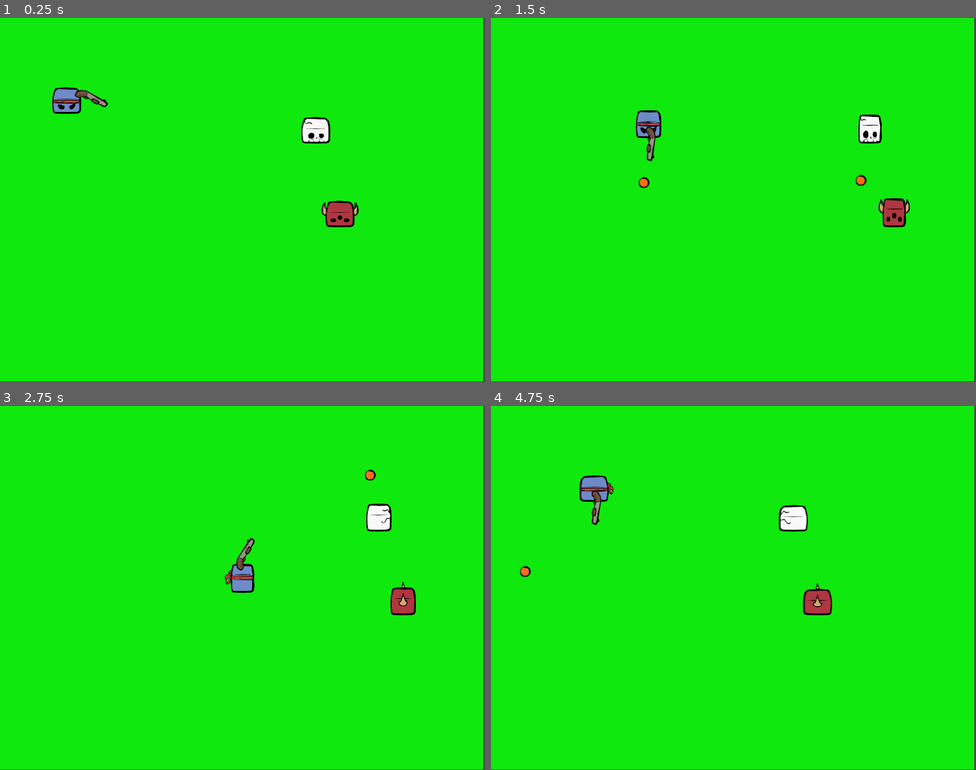
Above: before the commit, frames 1-4 (two rows, left to right).
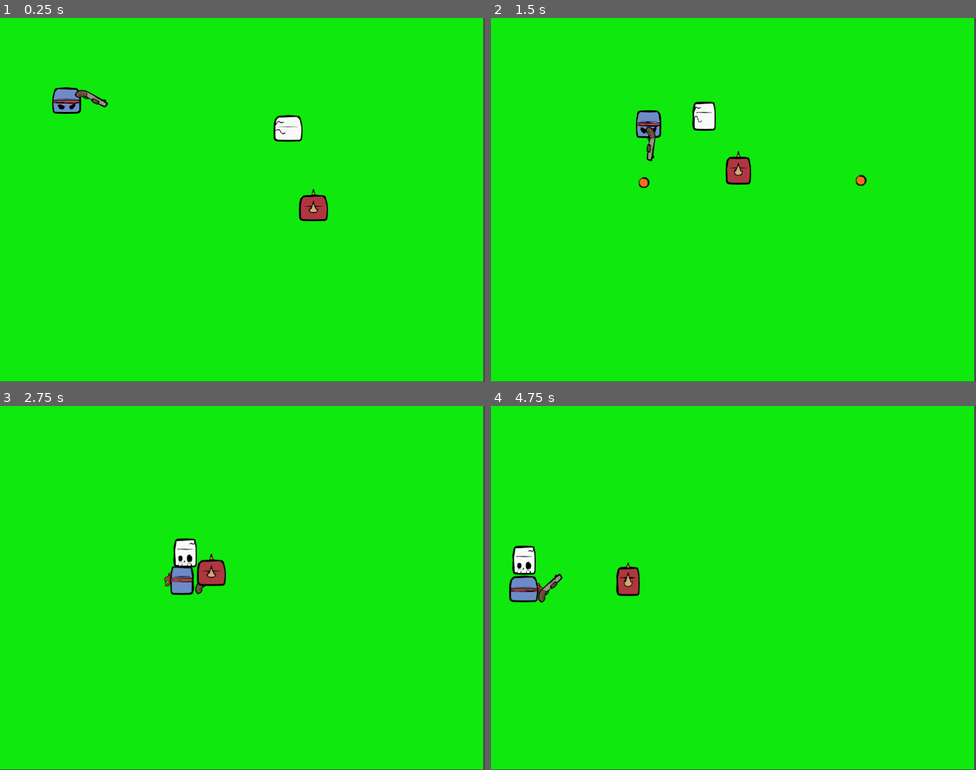
Above: after the commit, the same moments.

Repository: hipstarVenom/so-im-a-square
Game: Godot game, scene res://Scene/Main/main.tscn
The game is run twice, just before and just after one commit, with the same random seed, the same clock (stepped at 60 frames per second) and the same inputs.
Inputs (mouse positions are in pixels of both pictures, inside the frame that each line leads up to):
- Up to frame 1 (0.25 s): no input
- Up to frame 2 (1.5 s): move the mouse to (840, 181) at 0.52 s; hold Right (ui_right) 0.53-1.28 s; tap Space (shoot) at 0.6, 1.35 s; move the mouse to (636, 218) at 1.27 s; hold Down (ui_down) from 1.28 s (still down)
- Up to frame 3 (2.75 s): move the mouse to (291, 507) at 2.02 s; release Down (ui_down) at 2.03 s; hold Right (ui_right) from 2.03 s (still down); tap Space (shoot) at 2.1 s
- Up to frame 4 (4.75 s): move the mouse to (709, 660) at 2.77 s; release Right (ui_right) at 2.78 s; hold Up (ui_up) 2.78-3.53 s; tap Space (shoot) at 2.85, 3.6, 4.35 s; move the mouse to (879, 642) at 3.52 s; hold Left (ui_left) from 3.53 s (still down); move the mouse to (588, 533) at 4.27 s

The runs differ from the first frame. In frame 1, 1.7% of the frame differs, in the area x 56-74%, y 26-58%; in frame 2, 1.6%; in frame 3, 2.6%; in frame 4, 2.8%, in the area x 3-71%, y 19-58%.

Commit message:
feat : follow up logic for enemy and fix : group for enemy

Diff:
--- a/so-i-am-a-square-so-what-/Code/Monster/monster.gd
+++ b/so-i-am-a-square-so-what-/Code/Monster/monster.gd
@@ -1,48 +1,41 @@
 extends CharacterBody2D
 
 @onready var anim: AnimatedSprite2D = $AnimatedSprite2D
-@export var speed := 500
+@export var speed := 100
 @export var max_health := 50
 var health := max_health
 
-# Directions for 8-way movement
-var directions := [
-	Vector2.RIGHT,
-	Vector2.LEFT,
-	Vector2.UP,
-	Vector2.DOWN,
-	Vector2(1, -1),   # up-right
-	Vector2(-1, -1),  # up-left
-	Vector2(1, 1),    # down-right
-	Vector2(-1, 1)    # down-left
-]
-var current_dir_index := 0
-var time_accum := 0.0
-var switch_time := 1.5
-var moving := true
+var player_body: CharacterBody2D = null
 
 func _ready():
-	add_to_group("enemy")
+	var player_root = get_tree().get_root().find_child("player", true, false)
+	if player_root:
+		# Find the first CharacterBody2D inside Player
+		for child in player_root.get_children():
+			if child is CharacterBody2D:
+				player_body = child
+				break
+
+	if not player_body:
+		push_warning("⚠️ Could not find CharacterBody2D inside Player node!")
+
+
 	set_idle_anim(Vector2.DOWN)
 
 func _physics_process(delta):
-	time_accum += delta
+	if not player_body:
+		return
 
-	# Switch direction or idle
-	if time_accum > switch_time:
-		time_accum = 0.0
-		moving = !moving
-		if not moving:
-			set_idle_anim(directions[current_dir_index])
-		else:
-			current_dir_index = (current_dir_index + 1) % directions.size()
-			set_move_anim(directions[current_dir_index])
+	# Get direction to player's CharacterBody2D
+	var direction = (player_body.global_position - global_position).normalized()
+	velocity = direction * speed
+	move_and_slide()
 
-	if moving:
-		velocity = directions[current_dir_index].normalized() * speed * delta * 10
-		move_and_slide()
+	# Animate according to movement
+	if velocity.length() > 0.1:
+		set_move_anim(direction)
 	else:
-		velocity = Vector2.ZERO
+		set_idle_anim(direction)
 
 # ======================
 # Animation helpers
@@ -57,14 +50,9 @@
 	anim.play(name)
 	apply_flip(dir)
 
-# Apply horizontal flip for animations that can face left
 func apply_flip(dir: Vector2):
-	var flip_needed := false
-	if anim.animation.ends_with("_left_right") or anim.animation.ends_with("_up_right") or anim.animation.ends_with("_down_right"):
-		flip_needed = dir.x < 0
-	anim.flip_h = flip_needed
+	anim.flip_h = dir.x < 0
 
-# Determine animation name
 func get_anim_name(dir: Vector2, action: String) -> String:
 	if abs(dir.x) > 0.5 and abs(dir.y) < 0.5:
 		return "%s_left_right" % action
@@ -72,28 +60,19 @@
 		return "%s_up" % action
 	elif abs(dir.x) < 0.5 and dir.y > 0.5:
 		return "%s_down" % action
-	elif dir.x > 0 and dir.y < 0:
+	elif dir.y < 0:
 		return "%s_up_right" % action
-	elif dir.x < 0 and dir.y < 0:
-		return "%s_up_right" % action
-	elif dir.x > 0 and dir.y > 0:
+	else:
 		return "%s_down_right" % action
-	elif dir.x < 0 and dir.y > 0:
-		return "%s_down_right" % action
-	else:
-		return "%s_down" % action
 
 # ======================
-# Damage system
+# Damage and death
 # ======================
 func take_damage(amount: int):
 	health -= amount
 	if health <= 0:
 		die()
 
-# ======================
-# Death with 2-second delay
-# ======================
 func die():
 	set_physics_process(false)
 	set_process(false)
@@ -103,5 +82,5 @@
 		$CollisionShape2D.disabled = true
 
 	anim.play("death")
-	await get_tree().create_timer(1.0).timeout  # wait for 1 seconds
+	await get_tree().create_timer(1.0).timeout
 	queue_free()
--- a/so-i-am-a-square-so-what-/Code/skeleton/skeleton.gd
+++ b/so-i-am-a-square-so-what-/Code/skeleton/skeleton.gd
@@ -1,48 +1,41 @@
 extends CharacterBody2D
 
 @onready var anim: AnimatedSprite2D = $AnimatedSprite2D
-@export var speed := 500
+@export var speed := 100
 @export var max_health := 50
 var health := max_health
 
-# Directions for 8-way movement
-var directions := [
-	Vector2.RIGHT,
-	Vector2.LEFT,
-	Vector2.UP,
-	Vector2.DOWN,
-	Vector2(1, -1),   # up-right
-	Vector2(-1, -1),  # up-left
-	Vector2(1, 1),    # down-right
-	Vector2(-1, 1)    # down-left
-]
-var current_dir_index := 0
-var time_accum := 0.0
-var switch_time := 1.5
-var moving := true
+var player_body: CharacterBody2D = null
 
 func _ready():
-	add_to_group("enemy")
+	var player_root = get_tree().get_root().find_child("player", true, false)
+	if player_root:
+		# Find the first CharacterBody2D inside Player
+		for child in player_root.get_children():
+			if child is CharacterBody2D:
+				player_body = child
+				break
+
+	if not player_body:
+		push_warning("⚠️ Could not find CharacterBody2D inside Player node!")
+
+
 	set_idle_anim(Vector2.DOWN)
 
 func _physics_process(delta):
-	time_accum += delta
+	if not player_body:
+		return
 
-	# Switch direction or idle
-	if time_accum > switch_time:
-		time_accum = 0.0
-		moving = !moving
-		if not moving:
-			set_idle_anim(directions[current_dir_index])
-		else:
-			current_dir_index = (current_dir_index + 1) % directions.size()
-			set_move_anim(directions[current_dir_index])
+	# Get direction to player's CharacterBody2D
+	var direction = (player_body.global_position - global_position).normalized()
+	velocity = direction * speed
+	move_and_slide()
 
-	if moving:
-		velocity = directions[current_dir_index].normalized() * speed * delta * 10
-		move_and_slide()
+	# Animate according to movement
+	if velocity.length() > 0.1:
+		set_move_anim(direction)
 	else:
-		velocity = Vector2.ZERO
+		set_idle_anim(direction)
 
 # ======================
 # Animation helpers
@@ -57,14 +50,9 @@
 	anim.play(name)
 	apply_flip(dir)
 
-# Apply horizontal flip for animations that can face left
 func apply_flip(dir: Vector2):
-	var flip_needed := false
-	if anim.animation.ends_with("_left_right") or anim.animation.ends_with("_up_right") or anim.animation.ends_with("_down_right"):
-		flip_needed = dir.x < 0
-	anim.flip_h = flip_needed
+	anim.flip_h = dir.x < 0
 
-# Determine animation name
 func get_anim_name(dir: Vector2, action: String) -> String:
 	if abs(dir.x) > 0.5 and abs(dir.y) < 0.5:
 		return "%s_left_right" % action
@@ -72,28 +60,19 @@
 		return "%s_up" % action
 	elif abs(dir.x) < 0.5 and dir.y > 0.5:
 		return "%s_down" % action
-	elif dir.x > 0 and dir.y < 0:
+	elif dir.y < 0:
 		return "%s_up_right" % action
-	elif dir.x < 0 and dir.y < 0:
-		return "%s_up_right" % action
-	elif dir.x > 0 and dir.y > 0:
+	else:
 		return "%s_down_right" % action
-	elif dir.x < 0 and dir.y > 0:
-		return "%s_down_right" % action
-	else:
-		return "%s_down" % action
 
 # ======================
-# Damage system
+# Damage and death
 # ======================
 func take_damage(amount: int):
 	health -= amount
 	if health <= 0:
 		die()
 
-# ======================
-# Death with 2-second delay
-# ======================
 func die():
 	set_physics_process(false)
 	set_process(false)
@@ -103,5 +82,5 @@
 		$CollisionShape2D.disabled = true
 
 	anim.play("death")
-	await get_tree().create_timer(1.0).timeout  # wait for 1 seconds
+	await get_tree().create_timer(1.0).timeout
 	queue_free()
--- a/so-i-am-a-square-so-what-/Scene/Monster/monster.tscn
+++ b/so-i-am-a-square-so-what-/Scene/Monster/monster.tscn
@@ -307,14 +307,14 @@
 [sub_resource type="CircleShape2D" id="CircleShape2D_g35ut"]
 radius = 24.3311
 
-[node name="monster" type="Node2D" groups=["enemy"]]
-
-[node name="CharacterBody2D" type="CharacterBody2D" parent="."]
+[node name="monster" type="Node2D"]
+
+[node name="CharacterBody2D" type="CharacterBody2D" parent="." groups=["enemy"]]
 script = ExtResource("1_klg5d")
 
-[node name="AnimatedSprite2D" type="AnimatedSprite2D" parent="CharacterBody2D" groups=["enemy"]]
+[node name="AnimatedSprite2D" type="AnimatedSprite2D" parent="CharacterBody2D"]
 sprite_frames = SubResource("SpriteFrames_y5qvb")
 animation = &"idle_up_right"
 
-[node name="CollisionShape2D" type="CollisionShape2D" parent="CharacterBody2D" groups=["enemy"]]
+[node name="CollisionShape2D" type="CollisionShape2D" parent="CharacterBody2D"]
 shape = SubResource("CircleShape2D_g35ut")
--- a/so-i-am-a-square-so-what-/Scene/Player/player.tscn
+++ b/so-i-am-a-square-so-what-/Scene/Player/player.tscn
@@ -340,9 +340,9 @@
 [sub_resource type="CircleShape2D" id="CircleShape2D_67a6e"]
 radius = 23.0217
 
-[node name="player" type="Node2D" groups=["player"]]
-
-[node name="CharacterBody2D" type="CharacterBody2D" parent="."]
+[node name="player" type="Node2D"]
+
+[node name="CharacterBody2D" type="CharacterBody2D" parent="." groups=["player"]]
 script = ExtResource("1_yic5t")
 gun_scene = ExtResource("3_uuj77")
 
--- a/so-i-am-a-square-so-what-/Scene/skeleton/skeleton.tscn
+++ b/so-i-am-a-square-so-what-/Scene/skeleton/skeleton.tscn
@@ -307,9 +307,9 @@
 [sub_resource type="CircleShape2D" id="CircleShape2D_dxwkc"]
 radius = 22.0907
 
-[node name="skeleton" type="Node2D" groups=["enemy"]]
-
-[node name="CharacterBody2D" type="CharacterBody2D" parent="."]
+[node name="skeleton" type="Node2D"]
+
+[node name="CharacterBody2D" type="CharacterBody2D" parent="." groups=["enemy"]]
 script = ExtResource("1_sbaex")
 
 [node name="AnimatedSprite2D" type="AnimatedSprite2D" parent="CharacterBody2D"]
